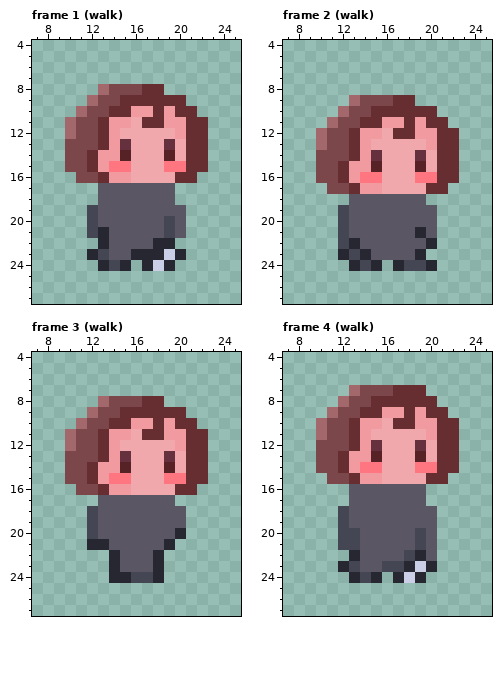
File history of a pixel-art file, src/player/_assets/player.aseprite. Above is the file before it was changed.
32x32 pixels, 12 frames. Shown: frame 1 (walk): x 7..25, y 4..27; frame 2 (walk): x 7..25, y 4..27; frame 3 (walk): x 7..25, y 4..27; frame 4 (walk): x 7..25, y 4..27. The commit also changed other frames, which this record leaves out.
After:
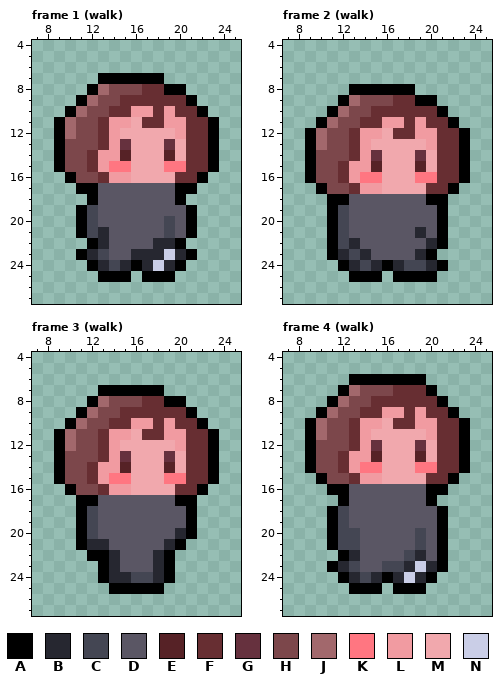
Palette (. is transparent): A #000000  B #262730  C #444653  D #5a5664  E #562226  F #672e32  G #66313e  H #7c474b  J #a2686c  K #ff7681  L #f19ba1  M #f1a8ad  N #cacee7
What changed:
--- frame 1 (walk)
@@ x 7..25 @@
  6 ...................
- 7 ...................
- 8 ......JHHHFF.......
- 9 .....JHHFFFFFF.....
-10 ....JHHFFLLFLFF....
-11 ...JHHFLLMFFLLFF...
-12 ...JHHFLMMMMMLFF...
-13 ...HHHFLGMMMGMFF...
-14 ...HHFLLEMMMEMFF...
-15 ...HHFLKKMMMKKFF...
-16 ....HHFLLMMMMFF....
-17 ......DDDDDDD......
-18 ......DDDDDDD......
-19 .....CDDDDDDDD.....
-20 .....CDDDDDDCD.....
-21 .....CBDDDDDCD.....
-22 ......BDDDDBB......
-23 .....BCDDBBBNB.....
-24 ......BCB.BNB......
-25 ...................
+ 7 ......AAAAAA.......
+ 8 .....AJHHHFFAA.....
+ 9 ....AJHHFFFFFFA....
+10 ...AJHHFFLLFLFFA...
+11 ..AJHHFLLMFFLLFFA..
+12 ..AJHHFLMMMMMLFFA..
+13 ..AHHHFLGMMMGMFFA..
+14 ..AHHFLLEMMMEMFFA..
+15 ..AHHFLKKMMMKKFFA..
+16 ...AHHFLLMMMMFFA...
+17 ....AADDDDDDDAA....
+18 .....ADDDDDDDA.....
+19 ....ACDDDDDDDDA....
+20 ....ACDDDDDDCDA....
+21 ....ACBDDDDDCDA....
+22 .....ABDDDDBBA.....
+23 ....ABCDDBBBNBA....
+24 .....ABCBABNBA.....
+25 ......AAA.AAA......
 26 ...................
--- frame 2 (walk)
@@ x 7..25 @@
  7 ...................
- 8 ...................
- 9 ......JHHHFF.......
-10 .....JHHFFFFFF.....
-11 ....JHHFFLLFLFF....
-12 ...JHHFLLMFFLLFF...
-13 ...JHHFLMMMMMLFF...
-14 ...HHHFLGMMMGMFF...
-15 ...HHFLLEMMMEMFF...
-16 ...HHFLKKMMMKKFF...
-17 ....HHFLLMMMMFF....
-18 ......DDDDDDD......
-19 .....CDDDDDDDD.....
-20 .....CDDDDDDDD.....
-21 .....CDDDDDDBD.....
-22 .....CBDDDDDDB.....
-23 .....BCBDDDDB......
-24 ......BCB.BCCB.....
-25 ...................
+ 8 ......AAAAAA.......
+ 9 .....AJHHHFFAA.....
+10 ....AJHHFFFFFFA....
+11 ...AJHHFFLLFLFFA...
+12 ..AJHHFLLMFFLLFFA..
+13 ..AJHHFLMMMMMLFFA..
+14 ..AHHHFLGMMMGMFFA..
+15 ..AHHFLLEMMMEMFFA..
+16 ..AHHFLKKMMMKKFFA..
+17 ...AHHFLLMMMMFFA...
+18 ....AADDDDDDDAA....
+19 ....ACDDDDDDDDA....
+20 ....ACDDDDDDDDA....
+21 ....ACDDDDDDBDA....
+22 ....ACBDDDDDDBA....
+23 ....ABCBDDDDBA.....
+24 .....ABCBABCCBA....
+25 ......AAA.AAAA.....
 26 ...................
--- frame 3 (walk)
@@ x 7..25 @@
  6 ...................
- 7 ...................
- 8 ......JHHHFF.......
- 9 .....JHHFFFFFF.....
-10 ....JHHFFLLFLFF....
-11 ...JHHFLLMFFLLFF...
-12 ...JHHFLMMMMMLFF...
-13 ...HHHFLGMMMGMFF...
-14 ...HHFLLEMMMEMFF...
-15 ...HHFLKKMMMKKFF...
-16 ....HHFLLMMMMFF....
-17 ......DDDDDDD......
-18 .....CDDDDDDDD.....
-19 .....CDDDDDDDD.....
-20 .....CDDDDDDDB.....
-21 .....BBDDDDDB......
-22 .......BDDDB.......
-23 .......BDDDB.......
-24 .......BBCCB.......
-25 ...................
+ 7 ......AAAAAA.......
+ 8 .....AJHHHFFAA.....
+ 9 ....AJHHFFFFFFA....
+10 ...AJHHFFLLFLFFA...
+11 ..AJHHFLLMFFLLFFA..
+12 ..AJHHFLMMMMMLFFA..
+13 ..AHHHFLGMMMGMFFA..
+14 ..AHHFLLEMMMEMFFA..
+15 ..AHHFLKKMMMKKFFA..
+16 ...AHHFLLMMMMFFA...
+17 ....AADDDDDDDAA....
+18 ....ACDDDDDDDDA....
+19 ....ACDDDDDDDDA....
+20 ....ACDDDDDDDBA....
+21 ....ABBDDDDDBA.....
+22 .....AABDDDBA......
+23 ......ABDDDBA......
+24 ......ABBCCBA......
+25 .......AAAAA.......
 26 ...................
--- frame 4 (walk)
@@ x 7..25 @@
  5 ...................
- 6 ...................
- 7 ......JHHHFFF......
- 8 .....JHHFFFFFF.....
- 9 ....JHHFFLLFLFF....
-10 ...JHHFLLMFFLLFF...
-11 ...JHHFLMMMMMLFF...
-12 ...HHHFLGMMMGMFF...
-13 ...HHFLLEMMMEMFF...
-14 ...HHFLKKMMMKKFF...
-15 ....HHFLLMMMMFF....
-16 ......DDDDDDD......
-17 ......DDDDDDD......
-18 .....CDDDDDDDD.....
-19 .....CDDDDDDDD.....
-20 .....CCDDDDDCD.....
-21 .....CCDDDDDCD.....
-22 ......BDDDDCBD.....
-23 .....BCDDCCBNB.....
-24 ......BCB.BNB......
-25 ...................
+ 6 ......AAAAAAA......
+ 7 .....AJHHHFFFA.....
+ 8 ....AJHHFFFFFFA....
+ 9 ...AJHHFFLLFLFFA...
+10 ..AJHHFLLMFFLLFFA..
+11 ..AJHHFLMMMMMLFFA..
+12 ..AHHHFLGMMMGMFFA..
+13 ..AHHFLLEMMMEMFFA..
+14 ..AHHFLKKMMMKKFFA..
+15 ...AHHFLLMMMMFFA...
+16 ....AADDDDDDDAA....
+17 .....ADDDDDDDA.....
+18 ....ACDDDDDDDDA....
+19 ....ACDDDDDDDDA....
+20 ....ACCDDDDDCDA....
+21 ....ACCDDDDDCDA....
+22 .....ABDDDDCBDA....
+23 ....ABCDDCCBNBA....
+24 .....ABCBABNBA.....
+25 ......AAA.AAA......
 26 ...................
Where, in picture pixels (left, top, right, bottom), the same in both pictures:
added: (54, 73, 219, 282)
added: (305, 84, 470, 282)
added: (54, 385, 219, 594)
added: (305, 374, 470, 594)
